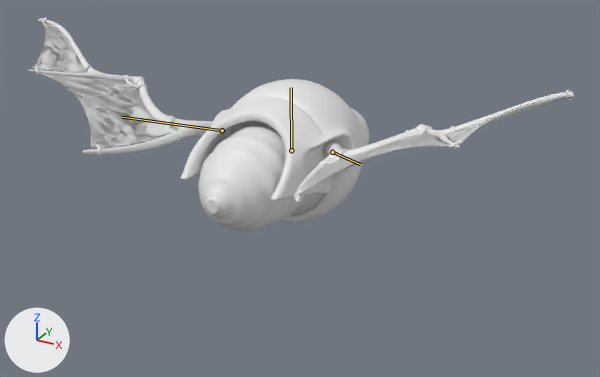
What one commit did to the Blender file Assets/Arts/Model/Enemy/BugEnemy.blend.
Before and after are seen from a 50 mm camera at (2.51, -4.45, 1.97) aimed at (0.2, -0.24, -0.14). Arrows for +X, +Y and +Z are at lower left; the lights stay in place. The bones that bend it are drawn over the model as lines.

Objects in the first picture: 'Left Wing', 'Right Wing', 'body'.
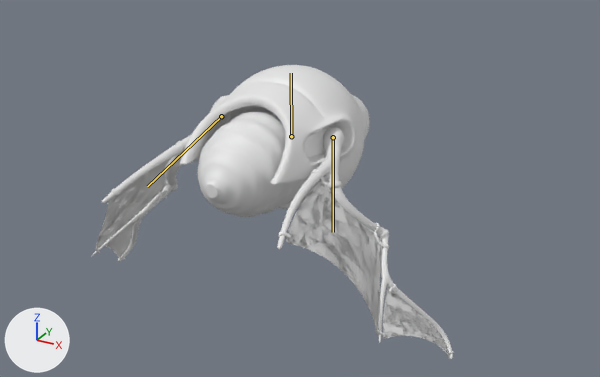
The newer file adds an action. The first version stands in its rest pose; the second is drawn at frame 8 of the action 'Armature Right WingAction.001'.

What the commit changed:
Bone 'Bone' (bone_bone) moves from (0.0, 0.0, 0.0) to (0.0, 0.224, 0.0).
Bone 'Bone' (bone_bone_) moves from (0.0, 0.0, 0.0) to (0.0923, 0.0247, 0.0).
Bone 'Bone' (bone_bone_) turns from (0, 0, 0) to (19, 55, 65) degrees about its own x, y and z.
Bone 'Bone' (bone_bone__) moves from (0.0, 0.0, 0.0) to (-0.0923, 0.0247, 0.0).
Bone 'Bone' (bone_bone__) turns from (0, 0, 0) to (19, -55, -65) degrees about its own x, y and z.

Boxes [x1, y1, x2, y2] around the edits, measured in the pictures (600 x 377 px):
'body', posed: before [181, 79, 369, 232]; after [180, 65, 370, 217]
'Right Wing', posed (37% narrower, 104% taller): before [294, 90, 574, 203]; after [277, 128, 454, 360]
'Left Wing', posed (31% narrower, 7% taller): before [28, 17, 231, 156]; after [92, 112, 231, 261]
bone 'Bone', root to tip: before (291, 150) to (291, 87); after (291, 136) to (291, 73)
bone 'Bone', root to tip: before (222, 130) to (122, 117); after (221, 116) to (147, 186)
bone 'Bone', root to tip: before (332, 152) to (360, 164); after (333, 137) to (333, 232)
